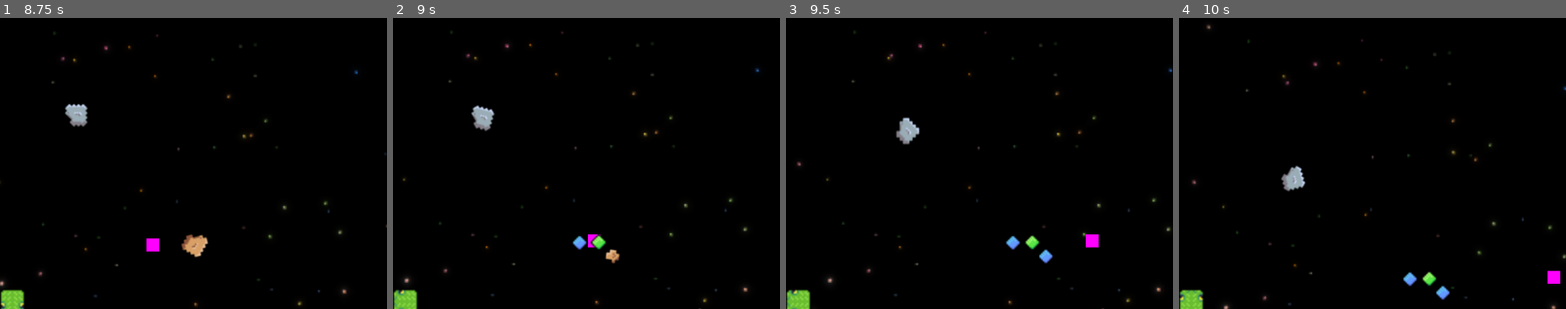
Above: before the commit, frames 1-4 (left to right).
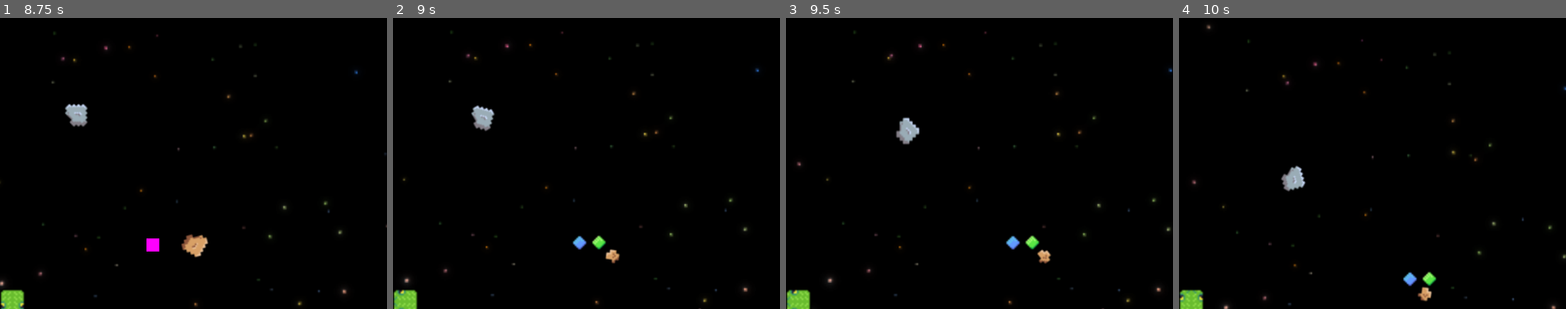
Above: after the commit, the same moments.

Repository: jaerrib/space-snake-survivor
Game: Godot game, scene res://scenes/level/level.tscn
Two runs of this game, one before a commit and one after it. Both use one fixed random seed, a clock stepped at 60 frames per second and the inputs below.
Inputs:
- Up to frame 1 (8.75 s): hold Up (up) 0.53-2.03 s; tap P (xp_spawn) every 0.75 s from 0.6 to 8.1 s; hold A (left) 2.03-3.53 s; hold S (down) 3.53-4.28 s; hold D (right) 4.28-5.03 s; hold Up (up) 5.03-5.78 s; hold D (right) 5.78-8.03 s; hold S (down) from 8.03 s (still down)
- Up to frame 2 (9 s): release S (down) at 8.78 s; hold A (left) from 8.78 s (still down); tap P (xp_spawn) at 8.85 s
- Up to frame 3 (9.5 s): keep holding A (left)
- Up to frame 4 (10 s): release A (left) at 9.53 s; hold Up (up) from 9.53 s (still down); tap P (xp_spawn) at 9.6 s
The pictures show only the part of the screen within x 50-100%, y 4-54%; the shares and areas given below are measured in that part.

Frame 1 is identical in both runs. In frame 2, less than 0.1% of the frame differs, in the area x 50-54%, y 74-79%; in frame 3, 0.3%; in frame 4, 0.4%, in the area x 61-99%, y 86-98%.

Commit message:
Add mechanism for increasing projectile penetration

Diff:
--- a/scenes/base_projectile/base_projectile.gd
+++ b/scenes/base_projectile/base_projectile.gd
@@ -4,6 +4,7 @@
 var _direction: Vector2 = Vector2.ZERO
 var _speed: float = 200.0
 var _flip_sprite: bool = false
+var _penetration: int = 1
 
 @onready var collision_shape_2d: CollisionShape2D = $CollisionShape2D
 @onready var removal_timer: Timer = $RemovalTimer
@@ -18,11 +19,12 @@
 	position += _direction * _speed * delta
 
 
-func setup(direction: Vector2, speed: float, flip_sprite: bool, damage: int) -> void:
+func setup(direction: Vector2, speed: float, flip_sprite: bool, damage: int, penetration: int) -> void:
 	_direction = direction.normalized()
 	_speed = speed
 	_flip_sprite = flip_sprite
 	_damage = damage
+	_penetration = penetration
 
 
 func deactivate () -> void:
@@ -38,5 +40,11 @@
 
 
 func _on_area_entered(area: Area2D) -> void:
-	set_process(false)
-	queue_free()
+	_penetration -= 1
+	check_max_penetation()
+
+
+func check_max_penetation() -> void:
+	if _penetration <= 0:
+		set_process(false)
+		queue_free()
--- a/scenes/object_maker/object_maker.gd
+++ b/scenes/object_maker/object_maker.gd
@@ -44,12 +44,13 @@
 	speed: float,
 	flip_sprite: bool,
 	damage: float,
+	penetration: int,
 	projectile_type: Constants.ProjectileType ) -> void:
 	if !PROJECTILE_SCENE.has(projectile_type):
 		return
 	var scene = PROJECTILE_SCENE[projectile_type].instantiate()
 	scene.position = start_pos
-	scene.setup(direction, speed, flip_sprite, damage)
+	scene.setup(direction, speed, flip_sprite, damage, penetration)
 	call_deferred(ADD_OBJECT, scene, start_pos)
 
 
--- a/scenes/snake_attack_1/snake_attack_1.gd
+++ b/scenes/snake_attack_1/snake_attack_1.gd
@@ -2,6 +2,7 @@
 
 @export var damage: float = 1.0
 @export var delay_time: float = 3.0
+@export var penetration: int = 1
 @export var speed_modifier: float = 30
 
 @onready var timer: Timer = $Timer
@@ -22,5 +23,6 @@
 		projectile_speed,
 		true,
 		damage,
+		penetration,
 		Constants.ProjectileType.SNAKE_PROJECTILE_1
 	)
--- a/scenes/snake_projectile_1/snake_projectile_1.tscn
+++ b/scenes/snake_projectile_1/snake_projectile_1.tscn
@@ -21,3 +21,5 @@
 [node name="CollisionShape2D" parent="." index="3"]
 position = Vector2(4, 4)
 shape = SubResource("RectangleShape2D_8ueuq")
+
+[connection signal="area_entered" from="." to="." method="_on_area_entered"]
--- a/singletons/signal_manager.gd
+++ b/singletons/signal_manager.gd
@@ -12,6 +12,7 @@
 	speed: float,
 	flip_sprite: bool,
 	damage: float,
+	penetration, int,
 	projectile_type: Constants.ProjectileType,
 	)
 signal on_rotate_snake(direction: Vector2)
